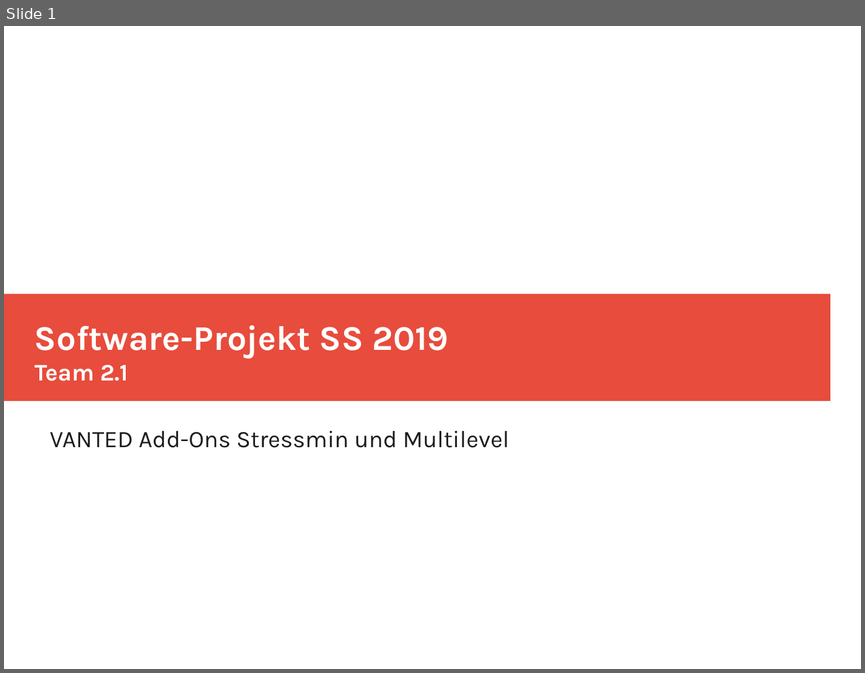
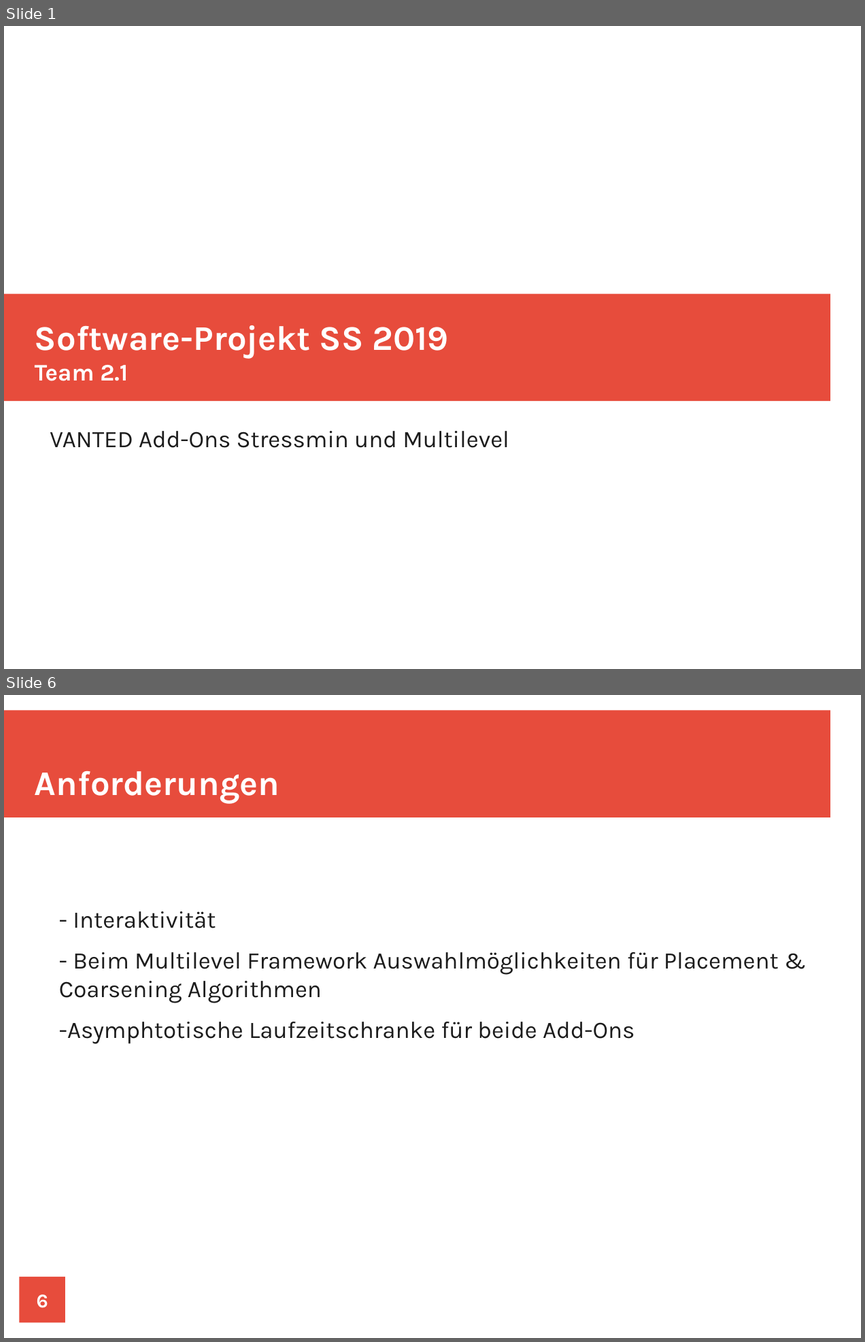
Before and after one commit to LSI-UniKonstanz/vanted, a slide deck: stressminimization/orga/presentation/Präsentation.odp. Shown one above the other, each under a label of ours: slide 1 before the commit, slides 1 and 6 after it; the slides between them are not shown. The pictures are 865x673 and 865x1342 pixels, drawn with LibreOffice and Linux fonts; fonts in the diff are those of the drawing. Boxes give left, top, right and bottom in pixels: in the first picture for what was removed or moved away, otherwise in the second. Text is boxed around its words. In the diff, an @@ line names an element or a change of style, - is before the commit and + after.

```diff
--- a/stressminimization/orga/presentation/Präsentation.odp
+++ b/stressminimization/orga/presentation/Präsentation.odp
@@ slide 6 added at [4,695,861,1338], background #FFFFFF @@
@@ rectangle added at [4,711,830,818], fill #E74C3C @@
@@ title added at [35,771,279,803], 32 pt, text #FFFFFF, bold @@
+Anforderungen
@@ text added at [59,911,779,1044], 22 pt, text #1C1C1C @@
+  - Interaktivität
+  - Beim Multilevel Framework Auswahlmöglichkeiten für Placement & Coarsening Algorithmen
+  -Asymphtotische Laufzeitschranke für beide Add-Ons
@@ rectangle added at [75,1261,861,1338], fill #FFFFFF @@
@@ page number added at [20,1276,65,1323], fill #E74C3C, 18 pt, text #FFFFFF, bold @@
+6
```
Also in this commit, not shown: 4 slides changed, 4 other slides added, 2 slides removed, 4 other files.
